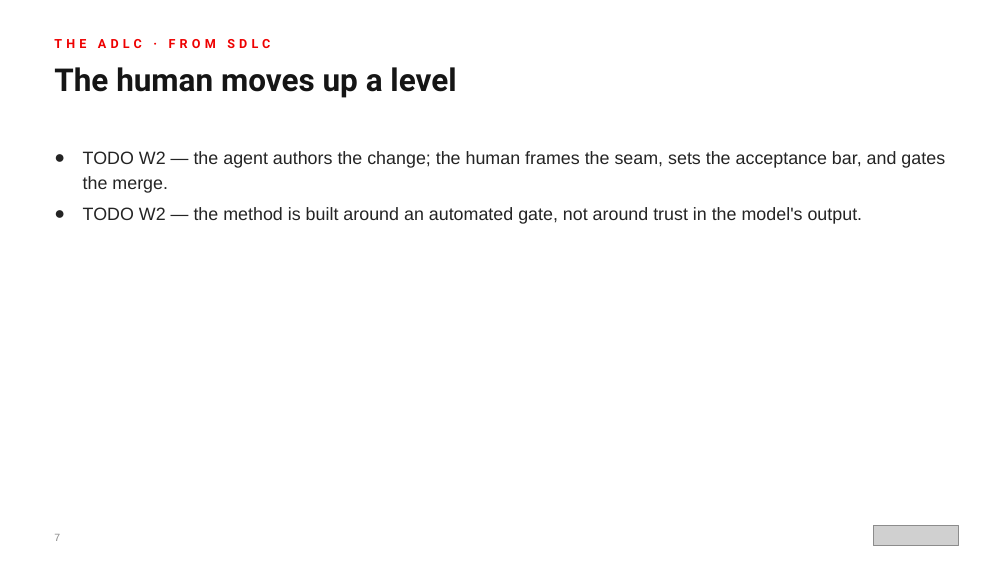
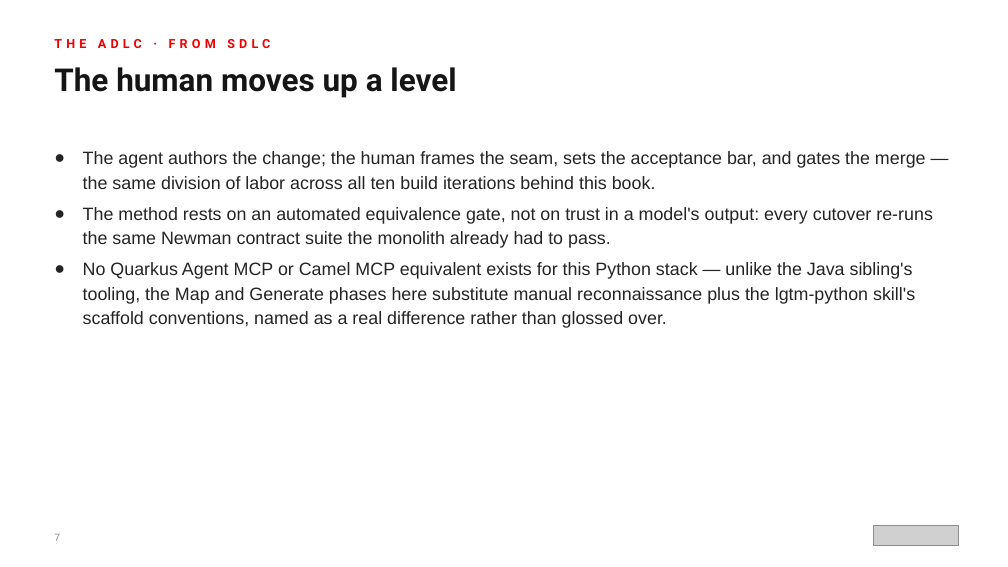
Before and after one commit to patterncatalyst/modernizing-enterprise-applications-python, a slide deck: slide 7 of presentation/modernizing-201/Modernizing-201-r1.0.pptx. Drawn at 1008x567 pixels with LibreOffice and Linux fonts; fonts in the diff are those of the drawing; grey boxes stand for pictures. Boxes give left, top, right and bottom in pixels: in the first picture for what was removed or moved away, otherwise in the second. Text is boxed around its words. In the diff, an @@ line names an element or a change of style, - is before the commit and + after.

Commit message:
feat(decks): build 201 deck — the patterns (50 main + 32 appendix, real examples/ code)

```diff
--- a/presentation/modernizing-201/Modernizing-201-r1.0.pptx
+++ b/presentation/modernizing-201/Modernizing-201-r1.0.pptx
@@ text at <box>83,151,933,328</box>: text changed @@
-● TODO W2 — the agent authors the change; the human frames the seam, sets the acceptance bar, and gates the merge.
-● TODO W2 — the method is built around an automated gate, not around trust in the model's output.
+● The agent authors the change; the human frames the seam, sets the acceptance bar, and gates the merge — the same division of labor across all ten build iterations behind this book.
+● The method rests on an automated equivalence gate, not on trust in a model's output: every cutover re-runs the same Newman contract suite the monolith already had to pass.
+● No Quarkus Agent MCP or Camel MCP equivalent exists for this Python stack — unlike the Java sibling's tooling, the Map and Generate phases here substitute manual reconnaissance plus the lgtm-python skill's scaffold conventions, named as a real difference rather than glossed over.
```
Also in this commit, not shown: 67 other slides changed, 1 other file.
